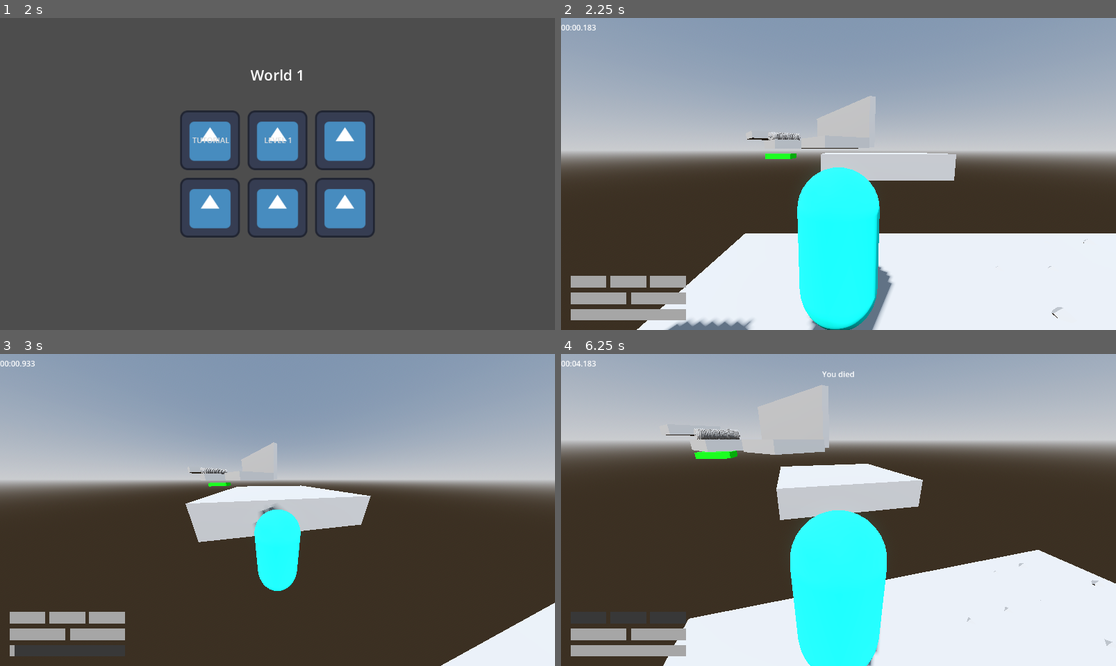
Above: before the commit, frames 1-4 (two rows, left to right).
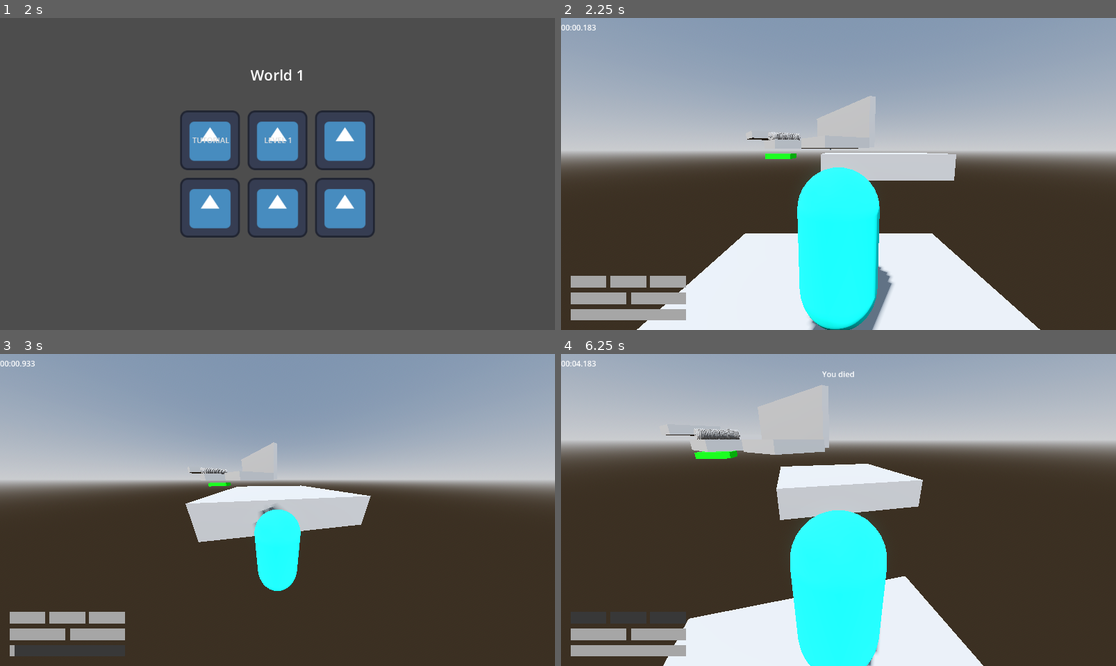
Above: after the commit, the same moments.

Repository: jpvds1/DDJD
Game: Godot game, scene res://scenes/game_controller.tscn
Same seed, same stepped clock (60 frames per second), same inputs: the game is played once before the commit and once after it. The engine's default icon, where the game draws it, is replaced by a stand-in: a white triangle on a blue panel in a dark square.
Inputs (mouse positions are in pixels of both pictures, inside the frame that each line leads up to):
- Up to frame 1 (2 s): click "Continue as Guest" at 0.5 s; click "Play" at 1.25 s
- Up to frame 2 (2.25 s): click "LEVEL 1" at 2 s
- Up to frame 3 (3 s): tap Enter at 2.75 s; move the mouse to (305, 510) at 2.77 s; hold W (move_forwards) from 2.78 s (still down); tap Q (dash) at 2.85 s
- Up to frame 4 (6.25 s): keep holding W (move_forwards); tap Space (jump) at 3.02, 3.77, 5.27, 6.02 s; move the mouse to (810, 510) at 3.52 s; tap Shift (sprint) at 3.6, 5.1 s; move the mouse to (849, 503) at 4.27 s; tap Q (dash) at 4.35, 5.85 s; move the mouse to (832, 516) at 5.02 s; move the mouse to (877, 513) at 5.77 s

Frame 1 is identical in both runs. In frame 2, 7.7% of the frame differs, in the area x 18-100%, y 41-100%; in frame 3, 2.1%; in frame 4, 10%, in the area x 61-100%, y 62-100%.

Commit message:
feat: camera locked while wall running

Diff:
--- a/platformer-game/scenes/levels/level_1.tscn
+++ b/platformer-game/scenes/levels/level_1.tscn
@@ -7,8 +7,6 @@
 [ext_resource type="PackedScene" uid="uid://dy8jnv2byaaoj" path="res://scenes/ui/main_UI.tscn" id="5_6761a"]
 [ext_resource type="PackedScene" uid="uid://bhr3nup1cprgt" path="res://scenes/building_materials/end_platform.tscn" id="5_sk5k4"]
 [ext_resource type="PackedScene" uid="uid://csjbg210nkp6l" path="res://scenes/building_materials/saw_group.tscn" id="7_oc4kc"]
-[ext_resource type="PackedScene" uid="uid://cyw8iqn0l8uak" path="res://scenes/building_materials/spike_trap.tscn" id="8_s8va5"]
-[ext_resource type="PackedScene" uid="uid://rtexe01uxxw6" path="res://scenes/building_materials/laser.tscn" id="9_dga24"]
 [ext_resource type="PackedScene" uid="uid://cwdtuabcl86cl" path="res://scenes/building_materials/runnable_wall.tscn" id="10_qxy0u"]
 [ext_resource type="PackedScene" uid="uid://u381latllpcp" path="res://scenes/building_materials/boost_ring.tscn" id="11_excbq"]
 
@@ -24,41 +22,6 @@
 sky = SubResource("Sky_h2s0c")
 tonemap_mode = 2
 glow_enabled = true
-
-[sub_resource type="Curve" id="Curve_dnkej"]
-_data = [Vector2(0, 1), 0.0, 0.0, 0, 0, Vector2(1, 0), 0.0, 0.0, 0, 0]
-point_count = 2
-
-[sub_resource type="CurveTexture" id="CurveTexture_mm8aj"]
-curve = SubResource("Curve_dnkej")
-
-[sub_resource type="ParticleProcessMaterial" id="ParticleProcessMaterial_wtwp4"]
-lifetime_randomness = 1.0
-spread = 180.0
-initial_velocity_min = 0.5
-initial_velocity_max = 1.5
-gravity = Vector3(0, 5, 0)
-scale_curve = SubResource("CurveTexture_mm8aj")
-
-[sub_resource type="SphereMesh" id="SphereMesh_iwr0g"]
-radius = 0.005
-height = 0.01
-
-[sub_resource type="StandardMaterial3D" id="StandardMaterial3D_bahl2"]
-albedo_color = Color(0.49019608, 0.9764706, 1, 0.39215687)
-emission_enabled = true
-emission = Color(0.49019608, 0.9764706, 1, 1)
-emission_energy_multiplier = 1.5
-
-[sub_resource type="SphereMesh" id="SphereMesh_np2pn"]
-
-[sub_resource type="SphereMesh" id="SphereMesh_v6ha0"]
-
-[sub_resource type="SphereMesh" id="SphereMesh_gmpev"]
-
-[sub_resource type="SphereMesh" id="SphereMesh_mkypq"]
-
-[sub_resource type="SphereMesh" id="SphereMesh_ndtll"]
 
 [node name="Empty Level" type="Node3D" unique_id=216242194]
 script = ExtResource("1_sk5k4")
@@ -91,22 +54,13 @@
 level_path = NodePath("..")
 
 [node name="EndPlatform" parent="." unique_id=537576493 instance=ExtResource("5_sk5k4")]
-transform = Transform3D(15, 0, 0, 0, 1, 0, 0, 0, 9, 10.144826, 3.9999652, 59.98325)
+transform = Transform3D(15, 0, 0, 0, 2.3586197, 0, 0, 0, 9, 10.144826, 3.9999652, 59.98325)
 
 [node name="SawGroup" parent="." unique_id=1308033700 instance=ExtResource("7_oc4kc")]
 transform = Transform3D(0.81275517, 0, 0.58260536, 0, 1, 0, -0.58260536, 0, 0.81275517, 7.7081904, 4.4106293, 21.261473)
 
 [node name="SawGroup2" parent="." unique_id=572996546 instance=ExtResource("7_oc4kc")]
 transform = Transform3D(0.81275517, 0, 0.58260536, 0, 1, 0, -0.58260536, 0, 0.81275517, 6.081427, 4.4106293, 22.435177)
-
-[node name="SpikeTrap" parent="." unique_id=1853223367 instance=ExtResource("8_s8va5")]
-transform = Transform3D(1, 0, 0, 0, 1, 0, 0, 0, 1, -5, 0.5, 0)
-
-[node name="Laser" parent="." unique_id=78082071 instance=ExtResource("9_dga24")]
-transform = Transform3D(-4.371139e-08, 0, -1, 0, 1, 0, 1, 0, -4.371139e-08, 2, 0.975, -5.671)
-
-[node name="Hitbox" parent="Laser" index="1" unique_id=1352457121]
-transform = Transform3D(1.006, 0, 0, 0, 1.006, 0, 0, 0, 4.75, 0, 0, 0)
 
 [node name="Platforms" type="Node3D" parent="." unique_id=1873867081]
 
@@ -116,21 +70,6 @@
 [node name="CSGBox3D" type="CSGBox3D" parent="Platforms/CSGCombiner3D" unique_id=378336243]
 use_collision = true
 size = Vector3(5, 1, 5)
-
-[node name="CSGBox3D7" type="CSGBox3D" parent="Platforms/CSGCombiner3D" unique_id=108579524]
-transform = Transform3D(-4.371139e-08, -1, 0, 1, -4.371139e-08, 0, 0, 0, 1, 3, 3, -5)
-use_collision = true
-size = Vector3(5, 1, 5)
-
-[node name="CSGBox3D8" type="CSGBox3D" parent="Platforms/CSGCombiner3D" unique_id=1177147391]
-transform = Transform3D(-4.371139e-08, -1, 0, 1, -4.371139e-08, 0, 0, 0, 1, -8, 3, -5)
-use_collision = true
-size = Vector3(5, 1, 5)
-
-[node name="CSGBox3D3" type="CSGBox3D" parent="Platforms/CSGCombiner3D" unique_id=1741406662]
-transform = Transform3D(1, 0, 0, 0, 1, 0, 0, 0, 1, -2.5, 0, -5)
-use_collision = true
-size = Vector3(10, 1, 5)
 
 [node name="CSGBox3D2" type="CSGBox3D" parent="Platforms/CSGCombiner3D" unique_id=918577644]
 transform = Transform3D(1, 0, 0, 0, 1, 0, 0, 0, 1, -1.838047, 2.0639703, 7.1621585)
@@ -167,5 +106,3 @@
 transform = Transform3D(1, 0, 0, 0, 0.7342868, -0.6788392, 0, 0.6788392, 0.7342868, 12.068403, 5.408269, 48.08239)
 
 [editable path="Killzone"]
-[editable path="Laser"]
-[editable path="Laser/Hitbox/Killzone"]
--- a/platformer-game/scripts/player/capsule_character.gd
+++ b/platformer-game/scripts/player/capsule_character.gd
@@ -44,6 +44,12 @@
 
 const MOUSE_SENSITIVITY = 0.003
 
+# Wall-run camera lock
+const WALL_RUN_CAMERA_DISTANCE   := 2.75
+const WALL_RUN_CAMERA_PITCH      := -4.0
+const WALL_RUN_CAMERA_YAW_OFFSET := 5.0
+const WALL_RUN_CAMERA_LERP       := 6.0
+
 # ---------------------------------------------------------
 # Runtime state
 # ---------------------------------------------------------
@@ -73,6 +79,10 @@
 # For a smooth zoom
 var camera_distance_target := 2.235  # Initial value = Current Z of the camera
 
+var wall_run_camera_yaw := 0.0
+var wall_run_camera_pitch := 0.0
+var pre_wall_run_camera_distance := 2.235
+
 # For manual pause/resume of dash timers
 var paused_dash_time_left := 0.0
 var paused_dash_cooldown_time_left := 0.0
@@ -103,6 +113,10 @@
 
 func _unhandled_input(event):
 	if controls_locked:
+		return
+
+	# Ignore mouse and zoom while wall running
+	if is_wall_running:
 		return
 
 	if event is InputEventMouseMotion:
@@ -166,14 +180,38 @@
 	update_camera_zoom(delta)
 
 # ---------------------------------------------------------
-# Camera zoom
+# Camera update
 # ---------------------------------------------------------
 
 func update_camera_zoom(delta: float) -> void:
+	if is_wall_running:
+		_update_wall_run_camera(delta)
+	else:
+		camera_3d.position.z = lerp(
+			camera_3d.position.z,
+			camera_distance_target,
+			min(1.0, CAMERA_ZOOM_LERP * delta)
+		)
+
+func _update_wall_run_camera(delta: float) -> void:
+	var t = min(1.0, WALL_RUN_CAMERA_LERP * delta)
+
+	rotation_degrees.y = lerp_angle(
+		rotation_degrees.y,
+		wall_run_camera_yaw,
+		t
+	)
+
+	camera_pivot.rotation_degrees.x = lerp(
+		camera_pivot.rotation_degrees.x,
+		WALL_RUN_CAMERA_PITCH,
+		t
+	)
+
 	camera_3d.position.z = lerp(
 		camera_3d.position.z,
-		camera_distance_target,
-		min(1.0, CAMERA_ZOOM_LERP * delta)
+		WALL_RUN_CAMERA_DISTANCE,
+		t
 	)
 
 # ---------------------------------------------------------
@@ -346,6 +384,10 @@
 	reset_extra_jumps()
 	cancel_dash_for_wall_run()
 
+	pre_wall_run_camera_distance = camera_distance_target
+	var wall_forward_angle := atan2(current_wall_direction.x, current_wall_direction.z)
+	wall_run_camera_yaw = rad_to_deg(wall_forward_angle) + WALL_RUN_CAMERA_YAW_OFFSET * float(-side)
+
 func stop_wall_run() -> void:
 	is_wall_running = false
 	wall_run_timer = 0.0
@@ -354,6 +396,7 @@
 	current_wall_side = 0
 	current_wall_collider = null
 	update_visual_tilt(0)
+	camera_distance_target = pre_wall_run_camera_distance
 
 func update_wall_run(delta: float) -> void:
 	wall_run_timer += delta
